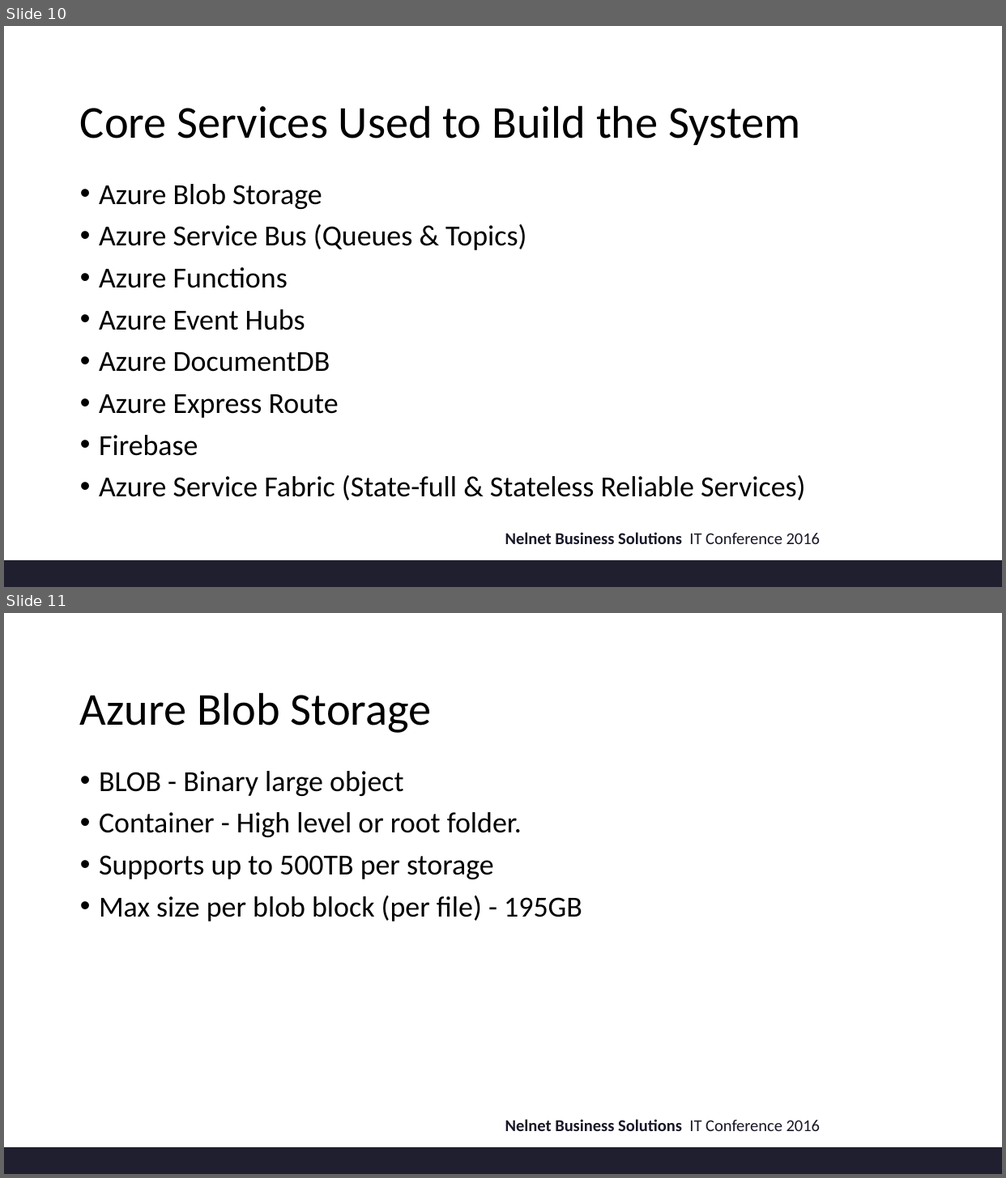
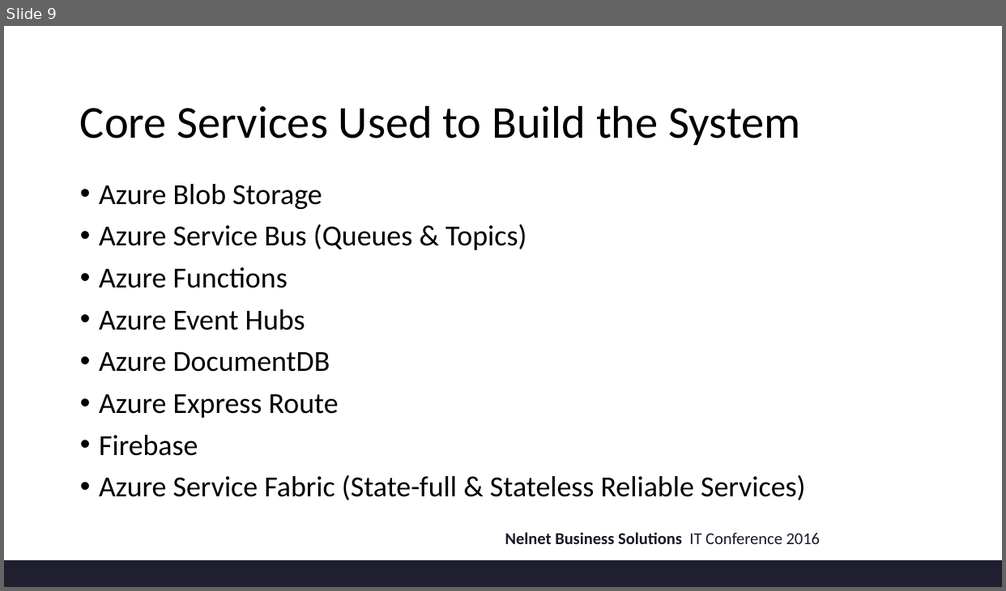
Before and after one commit to rwebrown/ITConference, a slide deck: NBS_IT_FINAL.pptx. Shown one above the other, each under a label of ours: slides 10 and 11 before the commit, slide 9 after it. The pictures are 1006x1178 and 1006x591 pixels, drawn with LibreOffice and Linux fonts; fonts in the diff are those of the drawing; background and template pictures are left out. Boxes give left, top, right and bottom in pixels: in the first picture for what was removed or moved away, otherwise in the second. Text is boxed around its words. In the diff, an @@ line names an element or a change of style, - is before the commit and + after.

```diff
--- a/NBS_IT_FINAL.pptx
+++ b/NBS_IT_FINAL.pptx
@@ slide 11 removed at [4, 613, 1002, 1174], background #FFFFFF; not listed: 2 template elements that a slide beside it also shows @@
@@ title removed at [80, 692, 432, 733] @@
-Azure Blob Storage
@@ text removed at [99, 771, 582, 922] @@
-• BLOB - Binary large object
-• Container - High level or root folder.
-• Supports up to 500TB per storage
-• Max size per blob block (per file) - 195GB
@@ what was slide 10 is now slide 9 @@
```
Also in this commit, not shown: 1 slide changed, 11 other slides removed.
